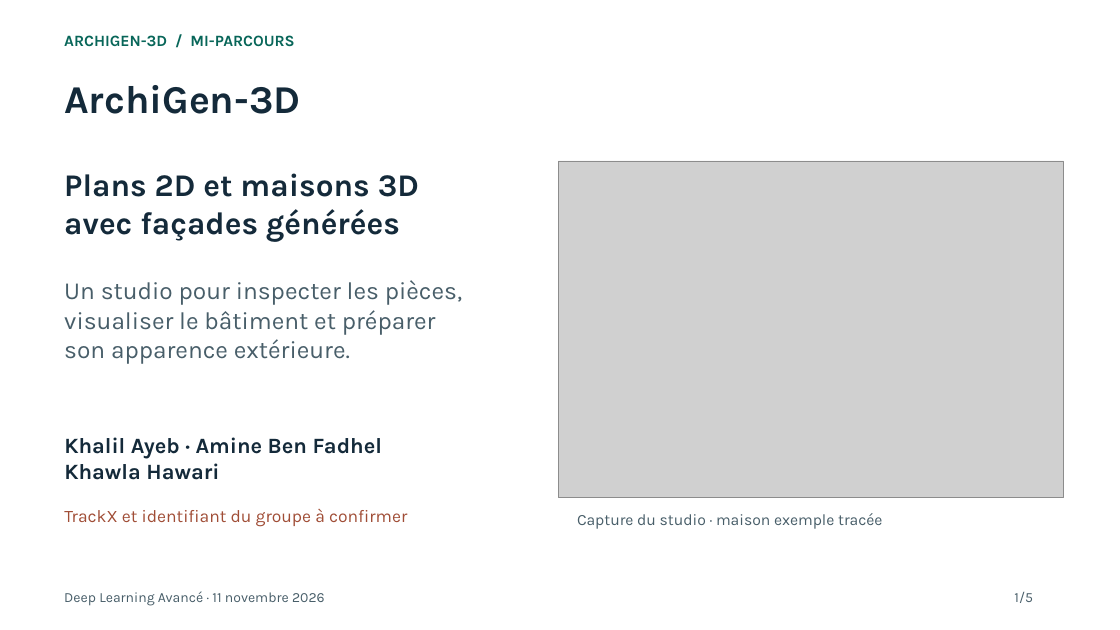
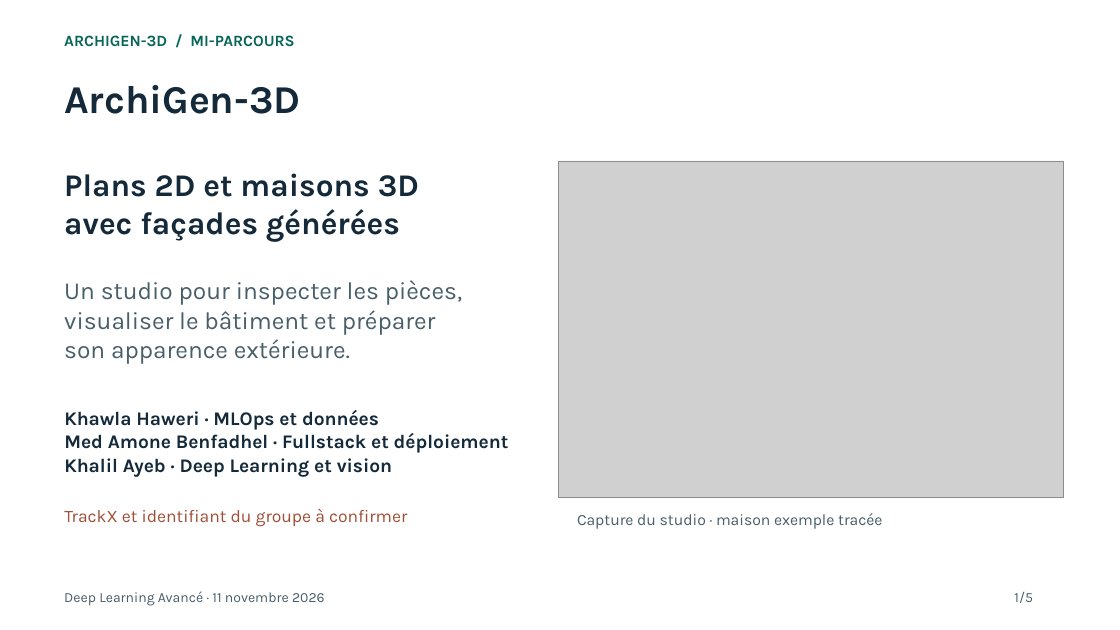
Before and after one commit to ayebkalil/archigen-3d, a slide deck: slide 1 of output/presentation/Pitch_MiParcours_TrackX_ArchiGen3D.pptx. Drawn at 1120x630 pixels with LibreOffice and Linux fonts; fonts in the diff are those of the drawing; grey boxes stand for pictures. Boxes give left, top, right and bottom in pixels: in the first picture for what was removed or moved away, otherwise in the second. Text is boxed around its words. In the diff, an @@ line names an element or a change of style, - is before the commit and + after.

```diff
--- a/output/presentation/Pitch_MiParcours_TrackX_ArchiGen3D.pptx
+++ b/output/presentation/Pitch_MiParcours_TrackX_ArchiGen3D.pptx
@@ text at [64, 410, 509, 477]: text changed; size 18.8 to 16.5 pt @@
-Khalil Ayeb · Amine Ben Fadhel
-Khawla Hawari
+Khawla Haweri · MLOps et données
+Med Amone Benfadhel · Fullstack et déploiement
+Khalil Ayeb · Deep Learning et vision
```
Also in this commit, not shown: 1 other slide changed, 6 other files.
